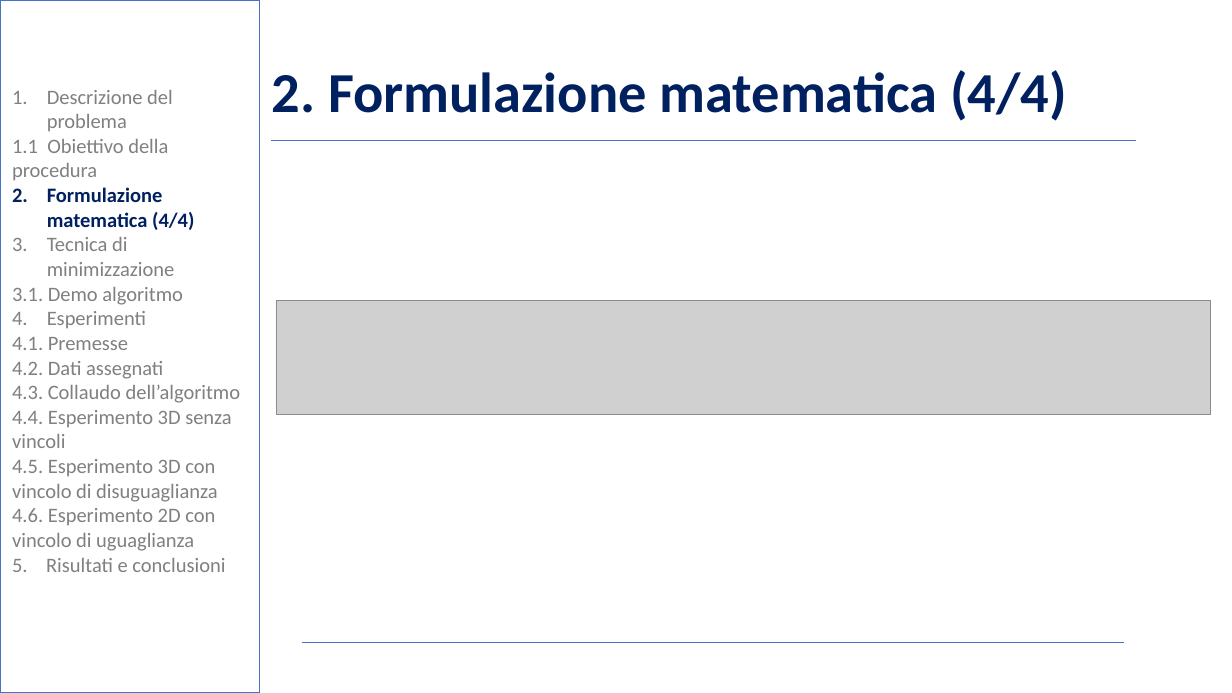
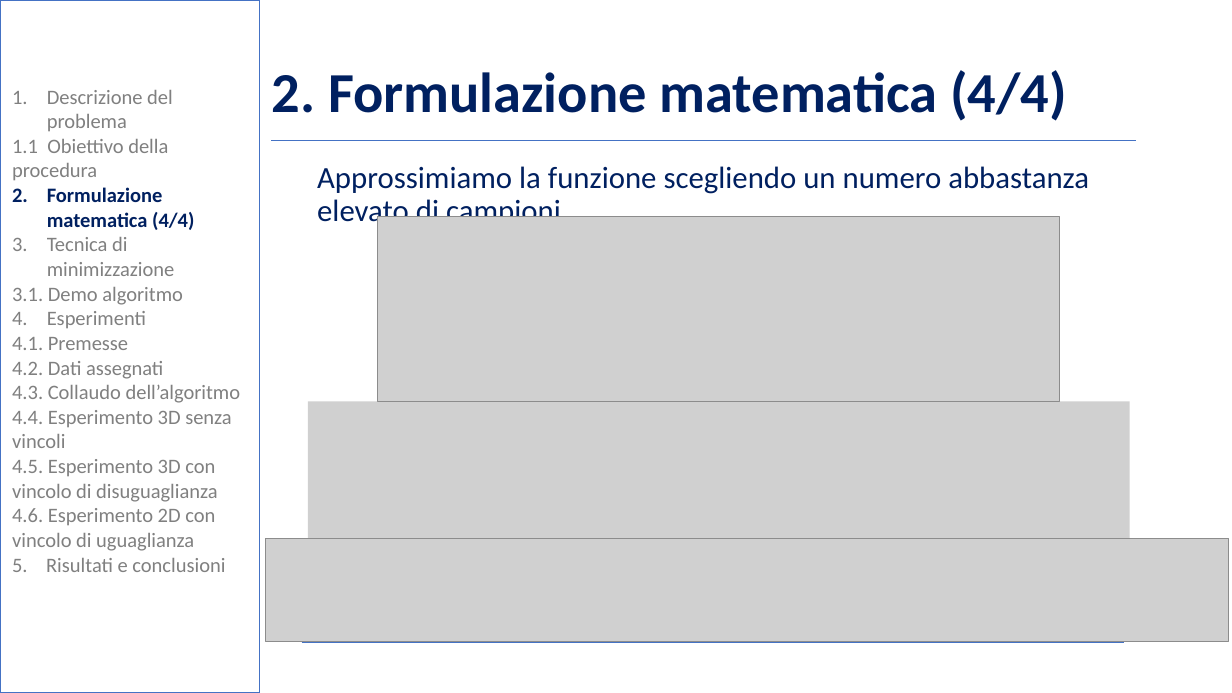
Before and after one commit to BernardoGiordano/NelderMeadMethod, a slide deck: slide 8 of writeup/Slides.pptx. Drawn at 1232x693 pixels with LibreOffice and Linux fonts; fonts in the diff are those of the drawing; grey boxes stand for pictures; background and template pictures are left out. Boxes give left, top, right and bottom in pixels: in the first picture for what was removed or moved away, otherwise in the second. Text is boxed around its words. In the diff, an @@ line names an element or a change of style, - is before the commit and + after.

```diff
--- a/writeup/Slides.pptx
+++ b/writeup/Slides.pptx
@@ text added at [317,166,1089,229], 24 pt, text #002060 @@
+Approssimiamo la funzione scegliendo un numero abbastanza elevato di campioni
@@ picture added at [378,217,1060,402] @@
@@ picture removed at [277,300,1212,414] @@
@@ picture added at [308,401,1129,554] @@
@@ picture added at [265,539,1229,641] @@
```
Also in this commit, not shown: 5 other slides changed, 1 other file.
